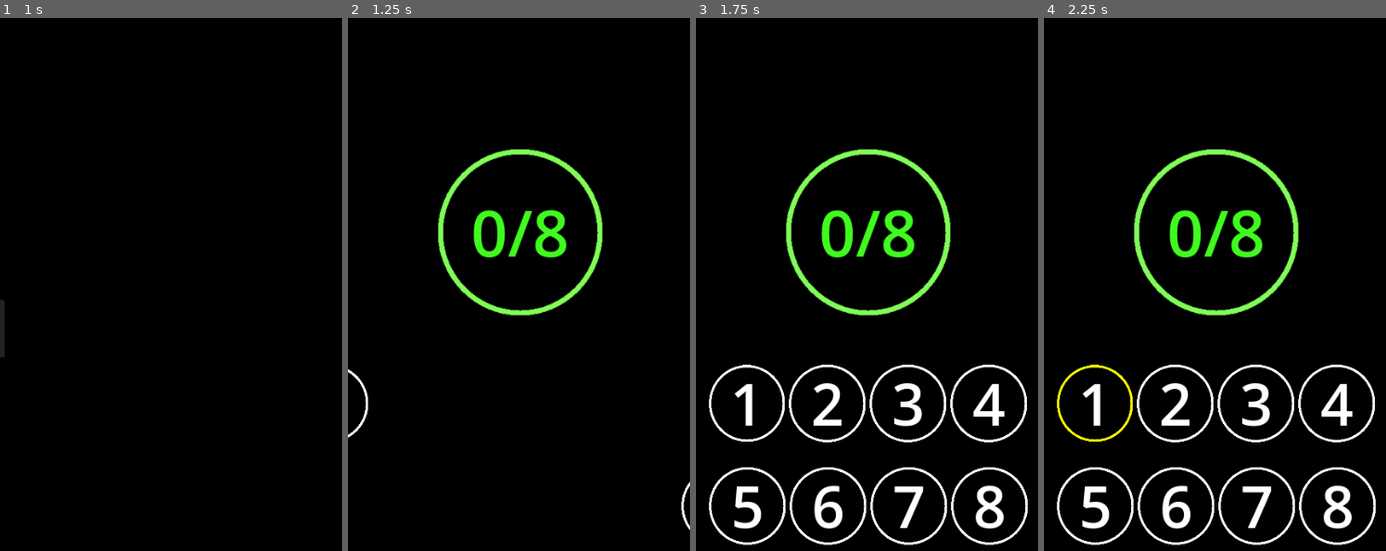
Above: before the commit, frames 1-4 (left to right).
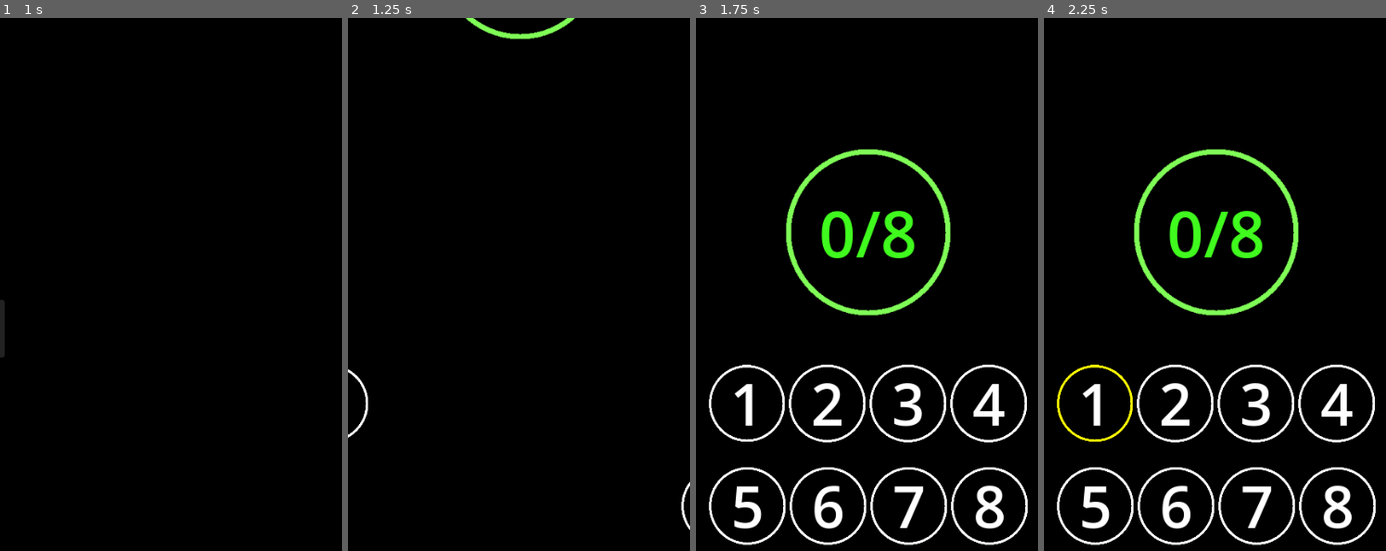
Above: after the commit, the same moments.

Repository: XanderMax/unshuffle
Game: Godot game, scene res://scenes/main.tscn
Same seed, same stepped clock (60 frames per second), same inputs: the game is played once before the commit and once after it.
Inputs (mouse positions are in pixels of both pictures, inside the frame that each line leads up to):
- Up to frame 1 (1 s): click "NEW GAME" at 0.5 s
- Up to frame 2 (1.25 s): no input
- Up to frame 3 (1.75 s): move the mouse to (942, 353) at 1.27 s; click (942, 353) at 1.42 s
- Up to frame 4 (2.25 s): tap Enter at 2 s; move the mouse to (1095, 401) at 2.02 s; click (1095, 401) at 2.17 s

Frame 1 is identical in both runs. In frame 2, 3.3% of the frame differs, in the area x 26-75%, y 0-56%; in frame 3, 0.4%; in frame 4, 0.4%.

Commit message:
Add animation to game screen

Diff:
--- a/godot/scenes/game_screen.gd
+++ b/godot/scenes/game_screen.gd
@@ -63,11 +63,17 @@
 	return self._swaps_count
 
 
+func _is_playing() -> bool:
+	return $Board.is_playing() || $AnimationPlayer.is_playing()
+
+
 func play_in():
-	if not $Board.is_playing():
+	if not _is_playing():
+		$AnimationPlayer.play("play_in")
 		$Board.play_in()
 
 
 func play_out():
-	if not $Board.is_playing():
+	if not _is_playing():
+		$AnimationPlayer.play_backwards("play_in")
 		$Board.play_out()
--- a/godot/scenes/game_screen.tscn
+++ b/godot/scenes/game_screen.tscn
@@ -10,6 +10,27 @@
 [sub_resource type="LabelSettings" id="LabelSettings_pyxtd"]
 font_size = 80
 font_color = Color(0.501961, 0.992157, 0.341176, 1)
+
+[sub_resource type="Animation" id="Animation_4npkw"]
+resource_name = "play_in"
+length = 0.5
+tracks/0/type = "value"
+tracks/0/imported = false
+tracks/0/enabled = true
+tracks/0/path = NodePath("Circle:position")
+tracks/0/interp = 2
+tracks/0/loop_wrap = true
+tracks/0/keys = {
+"times": PackedFloat32Array(0, 0.5),
+"transitions": PackedFloat32Array(1, 1),
+"update": 0,
+"values": [Vector2(112, -280), Vector2(112, 160)]
+}
+
+[sub_resource type="AnimationLibrary" id="AnimationLibrary_oeqo6"]
+_data = {
+"play_in": SubResource("Animation_4npkw")
+}
 
 [node name="GameScreen" type="Control"]
 layout_mode = 3
@@ -67,9 +88,9 @@
 anchor_right = 0.748
 anchor_bottom = 0.406
 offset_left = -0.136009
-offset_top = -0.198013
+offset_top = -440.198
 offset_right = -0.144012
-offset_bottom = 0.0439758
+offset_bottom = -439.956
 texture = ExtResource("3_67lo7")
 expand_mode = 1
 stretch_mode = 5
@@ -86,3 +107,8 @@
 label_settings = SubResource("LabelSettings_pyxtd")
 horizontal_alignment = 1
 vertical_alignment = 1
+
+[node name="AnimationPlayer" type="AnimationPlayer" parent="."]
+libraries = {
+"": SubResource("AnimationLibrary_oeqo6")
+}
Not shown: 1 places in godot/scenes/game_screen.tscn that only renumber resources
